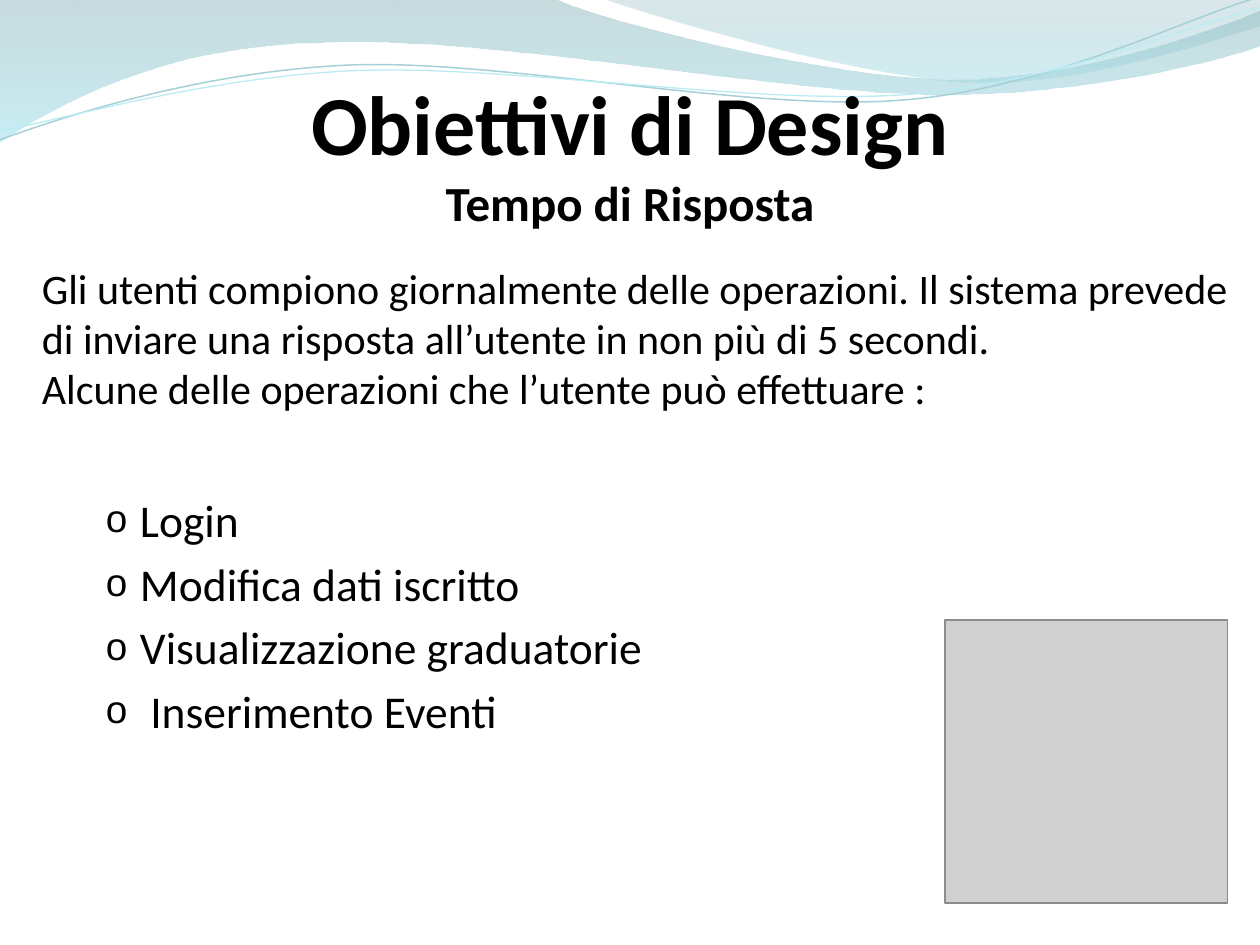
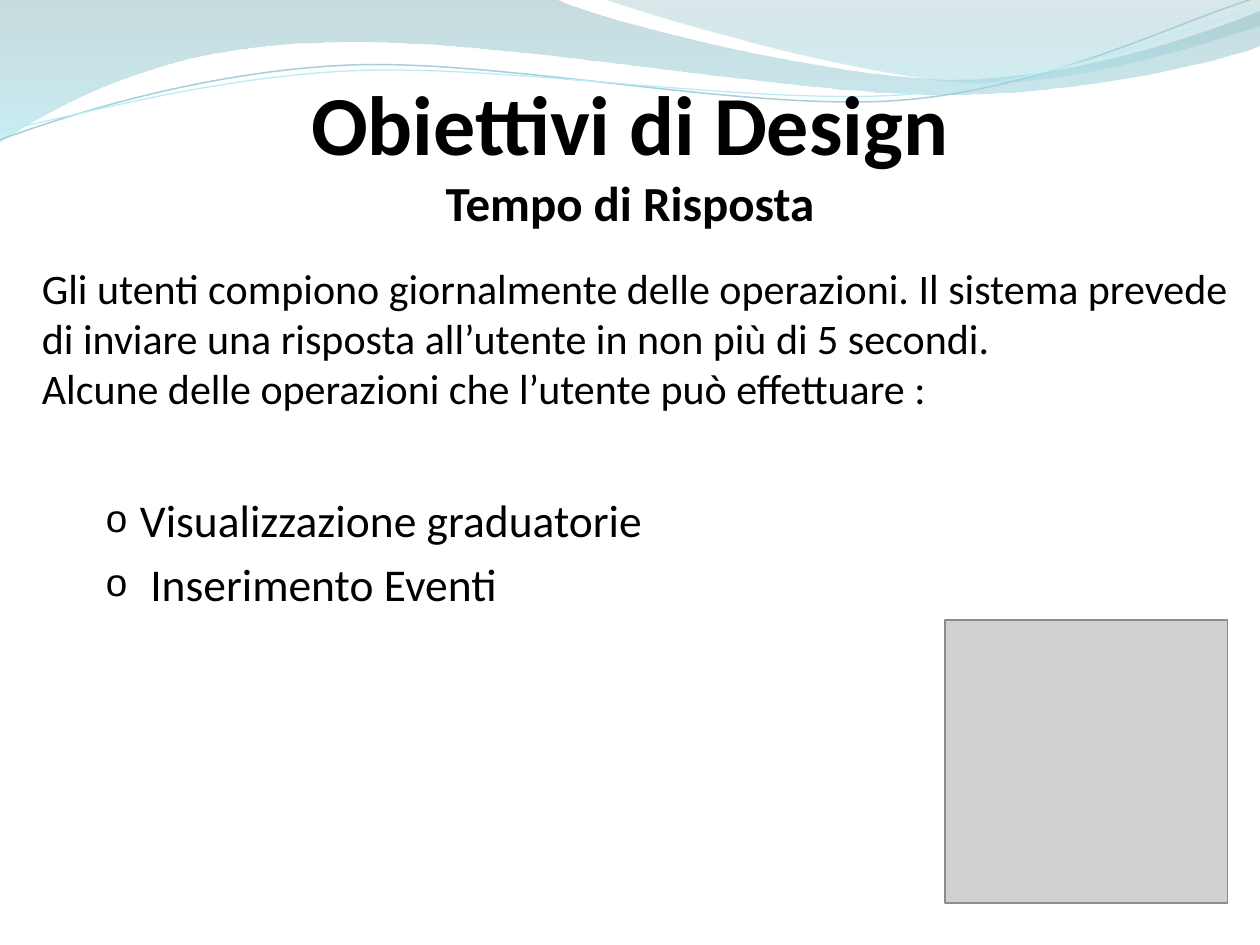
Before and after one commit to ammirate/at-silo, a slide deck: slide 3 of Presentazione/Atsilo2/Luca/Luca_PresentazioneFinale.pptx (slide 4 before the commit). Drawn at 1260x945 pixels with LibreOffice and Linux fonts; fonts in the diff are those of the drawing; grey boxes stand for pictures. Boxes give left, top, right and bottom in pixels: in the first picture for what was removed or moved away, otherwise in the second. Text is boxed around its words. In the diff, an @@ line names an element or a change of style, - is before the commit and + after.

```diff
--- a/Presentazione/Atsilo2/Luca/Luca_PresentazioneFinale.pptx
+++ b/Presentazione/Atsilo2/Luca/Luca_PresentazioneFinale.pptx
@@ text at [140, 505, 519, 602]: paragraphs removed @@
-  o Login
-  o Modifica dati iscritto
```
Also in this commit, not shown: 3 other slides changed, 4 slides added, 5 slides removed.
